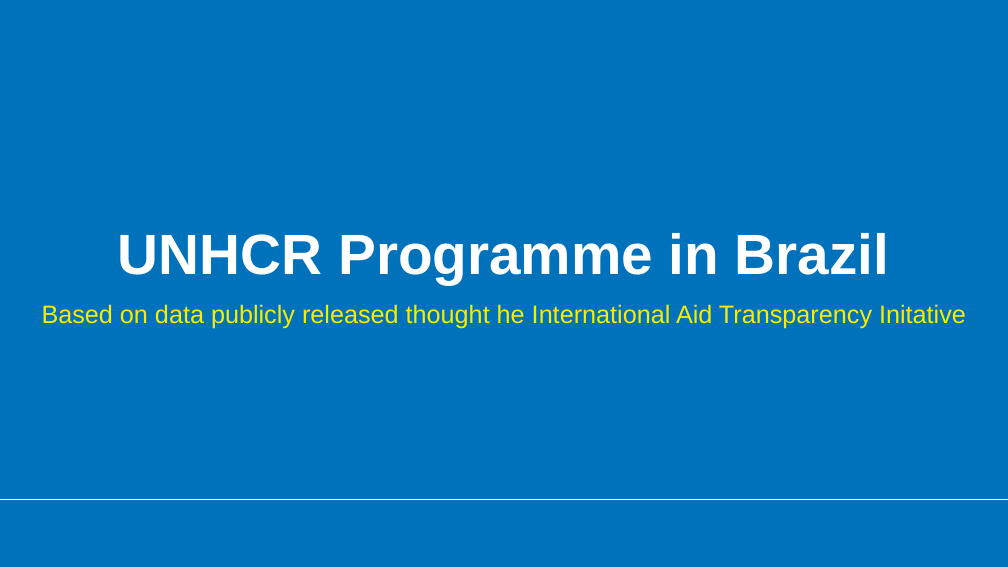
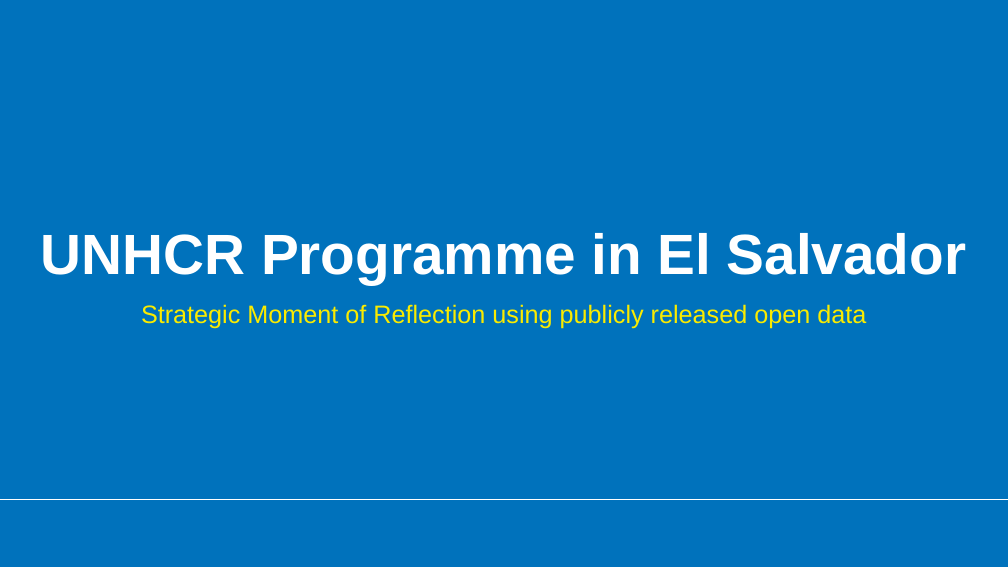
Before and after one commit to unhcr-americas/iati, a slide deck: slide 1 of inst/rmarkdown/templates/iati_prez/skeleton/skeleton.pptx. Drawn at 1008x567 pixels with LibreOffice and Linux fonts; fonts in the diff are those of the drawing; background and template pictures are left out. Boxes give left, top, right and bottom in pixels: in the first picture for what was removed or moved away, otherwise in the second. Text is boxed around its words. In the diff, an @@ line names an element or a change of style, - is before the commit and + after.

```diff
--- a/inst/rmarkdown/templates/iati_prez/skeleton/skeleton.pptx
+++ b/inst/rmarkdown/templates/iati_prez/skeleton/skeleton.pptx
@@ title at (x1=41, y1=233, x2=966, y2=284): text changed @@
-UNHCR Programme in Brazil
+UNHCR Programme in El Salvador
@@ subtitle at (x1=141, y1=304, x2=866, y2=329): text changed @@
-Based on data publicly released thought he International Aid Transparency Initative
+Strategic Moment of Reflection using publicly released open data
```
Also in this commit, not shown: 8 other slides changed, 39 slides added, 13 slides removed, 54 other files.
